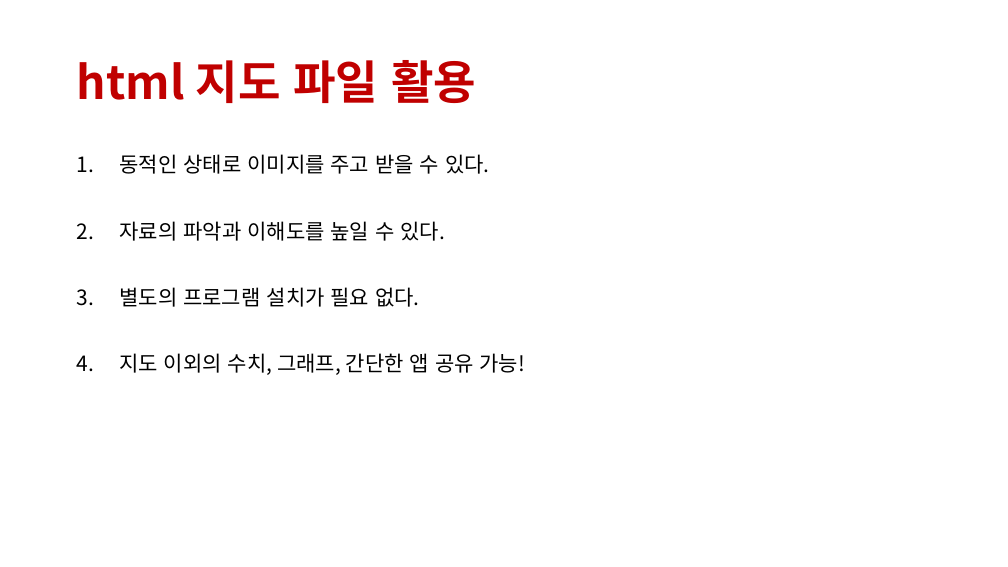
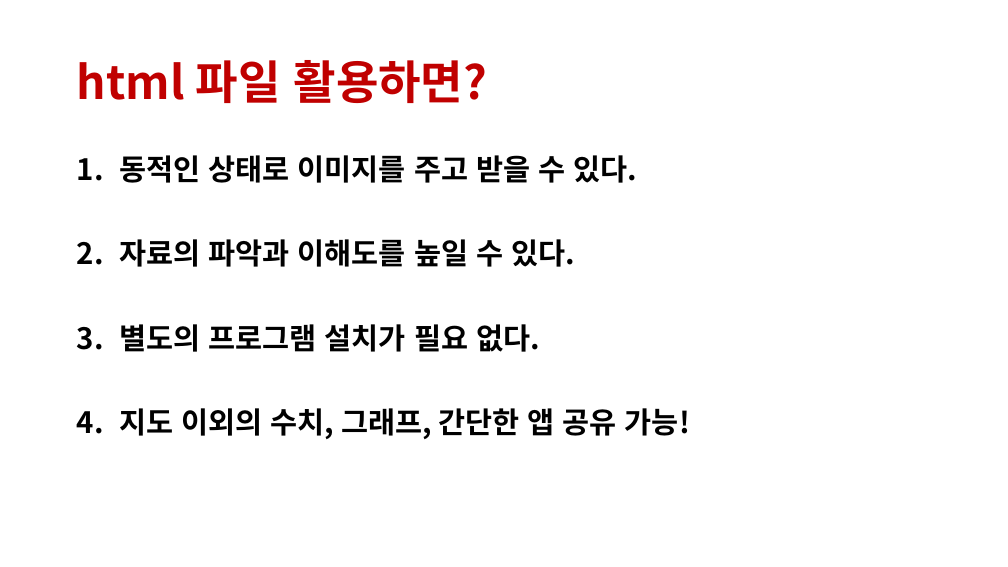
Before and after one commit to lolsaless/Python, a slide deck: slide 16 of 프롬프트 실습.pptx (slide 8 before the commit). Drawn at 1008x567 pixels with LibreOffice and Linux fonts; fonts in the diff are those of the drawing. Boxes give left, top, right and bottom in pixels: in the first picture for what was removed or moved away, otherwise in the second. Text is boxed around its words. In the diff, an @@ line names an element or a change of style, - is before the commit and + after.

```diff
--- a/프롬프트 실습.pptx
+++ b/프롬프트 실습.pptx
@@ title at (x1=77, y1=60, x2=488, y2=103): text changed @@
-html 지도 파일 활용
+html 파일 활용하면?
@@ text "동적인 상태로 이미지를 주고 받을 ..." at (x1=119, y1=155, x2=690, y2=439): size 20 to 28 pt, bold on @@
```
Also in this commit, not shown: 21 other slides changed, 19 slides added, 2 slides removed.
